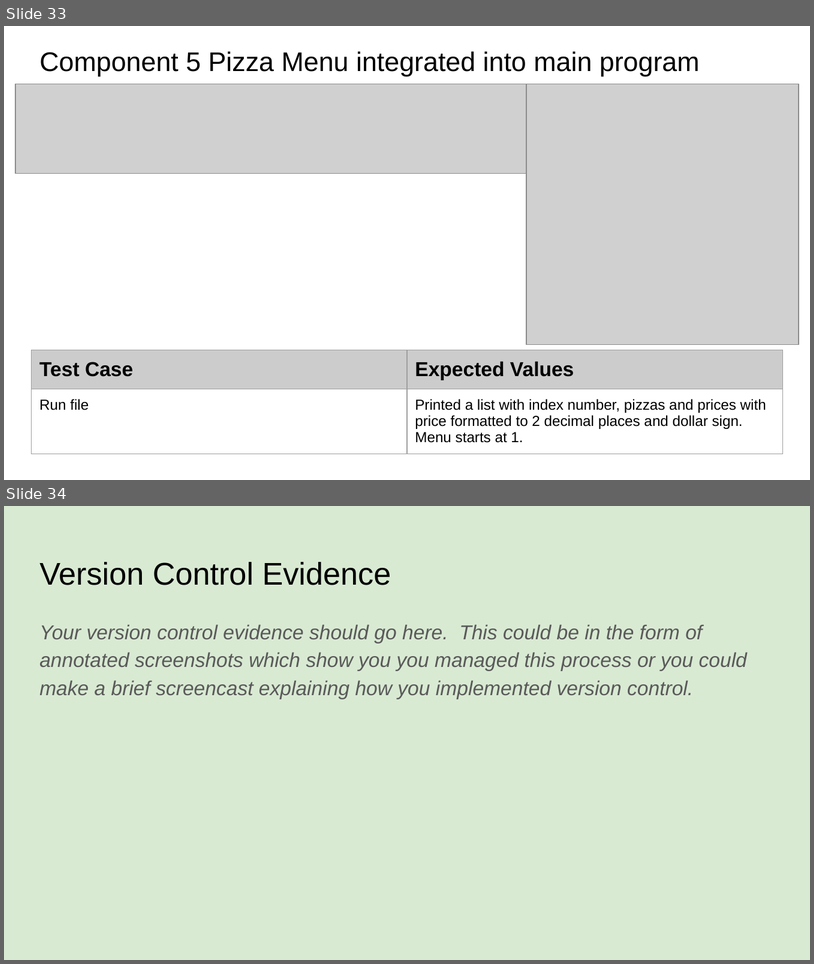
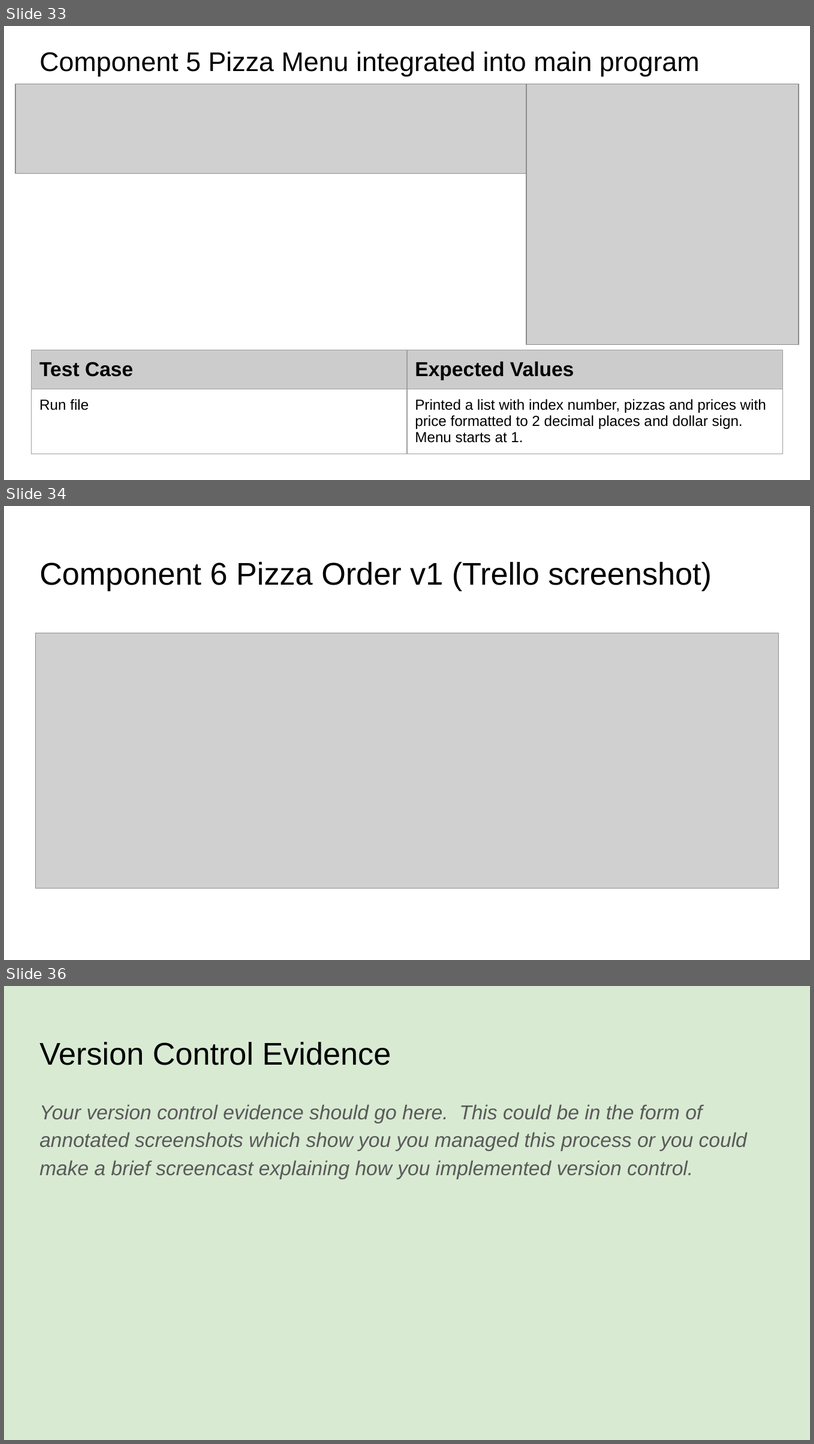
Before and after one commit to danettp/pizza_bot, a slide deck: 022_91893+_+91897+Documentation.pptx. Shown one above the other, each under a label of ours: slides 33 and 34 before the commit, slides 33, 34 and 36 after it; the slides between them are not shown. The pictures are 814x964 and 814x1444 pixels, drawn with LibreOffice and Linux fonts; fonts in the diff are those of the drawing; grey boxes stand for pictures. Boxes give left, top, right and bottom in pixels: in the first picture for what was removed or moved away, otherwise in the second. Text is boxed around its words. In the diff, an @@ line names an element or a change of style, - is before the commit and + after.

Commit message:
Added pizza choice
Pizza choice system added

```diff
--- a/022_91893+_+91897+Documentation.pptx
+++ b/022_91893+_+91897+Documentation.pptx
@@ slide 34 added at (4,506,810,960), background #FFFFFF @@
@@ title added at (39,562,712,591), 28 pt, text #000000 @@
+Component 6 Pizza Order v1 (Trello screenshot)
@@ picture added at (35,633,779,888) @@
@@ what was slide 34 is now slide 36 @@
```
Also in this commit, not shown: 1 other slide added, 1 other file.
